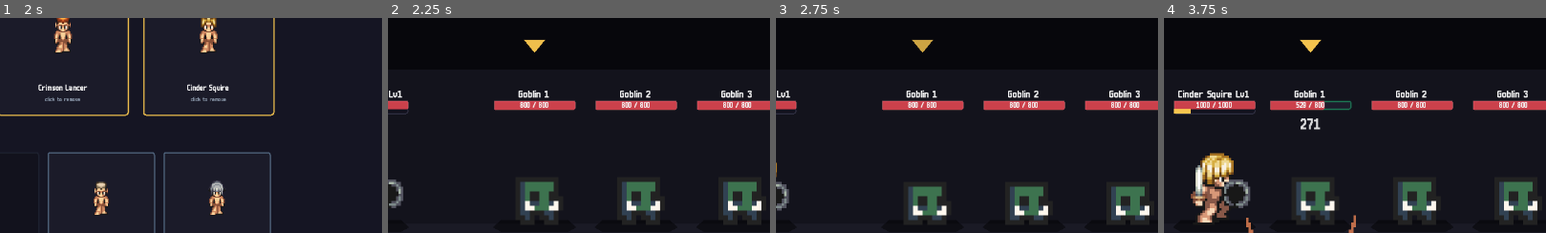
Above: before the commit, frames 1-4 (left to right).
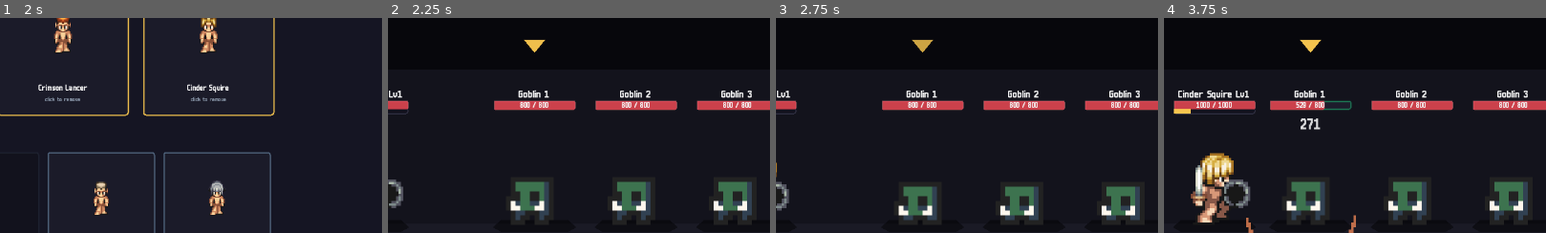
Above: after the commit, the same moments.

Repository: joppe2001/Vaelthorn
Game: Godot game, scene res://scenes/title/title.tscn
The game is run twice, just before and just after one commit, with the same random seed, the same clock (stepped at 60 frames per second) and the same inputs.
Inputs (mouse positions are % of the whole screen's width and height, from its top left):
- Up to frame 1 (2 s): tap Enter at 0.5 s; move the mouse to (72, 45) at 0.52 s; click (72, 45) at 0.67 s; click "Enter Battle" at 1.25 s
- Up to frame 2 (2.25 s): click "Start Battle" at 2 s
- Up to frame 3 (2.75 s): no input
- Up to frame 4 (3.75 s): click "Strike" at 2.75 s; drag from (13, 59) to (52, 59) at 3.52 s
The pictures show only the part of the screen within x 42-92%, y 27-77%; the shares and areas given below are measured in that part.

Frame 1 is identical in both runs. In frame 2, 3.4% of the frame differs, in the area x 32-98%, y 76-95%; in frame 3, 3.0%; in frame 4, 3.4%.

Commit message:
fix: enemies face the heroes (flip_h on bind)
Sprites are authored east-facing (heroes look right by default). With
no explicit flip, goblins stared in the same direction as the heroes
instead of across the battle line at them — which made every attack
read as a "hit from behind."

Unit.set_flipped(flipped: bool) — thin wrapper around
AnimatedSprite2D.flip_h. No-op for placeholder Polygon2D units.

battle.gd's enemy bind loop now calls unit.set_flipped(true) right
after bind so all enemies face left toward the heroes. Heroes stay
unflipped (default east-facing).

When we add heroes / enemies that should mix orientations (e.g. a
boss on the LEFT facing right), flip them via set_flipped from
their bind site. Default for new enemies in the right-side formation
stays "flipped" via battle.gd.

Diff:
--- a/scenes/battle/battle.gd
+++ b/scenes/battle/battle.gd
@@ -212,6 +212,9 @@
 			_enemy_template.sprite_y_offset,
 		)
 		unit.set_ultimate_visible(false)  # enemies don't have ultimates
+		# Enemies face left so they look across the battle line at the
+		# heroes (sprites are authored east-facing by default).
+		unit.set_flipped(true)
 		var captured_idx := i
 		unit.clicked.connect(func(_u: Node2D): _on_enemy_clicked(captured_idx))
 		unit.set_targetable(true)
--- a/scenes/battle/unit.gd
+++ b/scenes/battle/unit.gd
@@ -231,6 +231,18 @@
 	_hp_bar.value = max_hp
 	_hp_label.text = "%d / %d" % [max_hp, max_hp]
 	_update_hp_color(max_hp, max_hp)
+	# Default facing is the sprite's native orientation (right for our
+	# Mana Seed heroes). Battle.gd flips enemies after bind so they
+	# face the heroes across the battle line.
+
+
+## Mirror the sprite horizontally. Sprites in this project are authored
+## east-facing (heroes look right by default); call set_flipped(true)
+## on enemies so they face the heroes. No-op for placeholder Polygon2D
+## units.
+func set_flipped(flipped: bool) -> void:
+	if _using_anim_sprite and _anim_sprite != null:
+		_anim_sprite.flip_h = flipped
 
 
 ## Find the y_offset that puts the character's feet at y=0 (shadow
